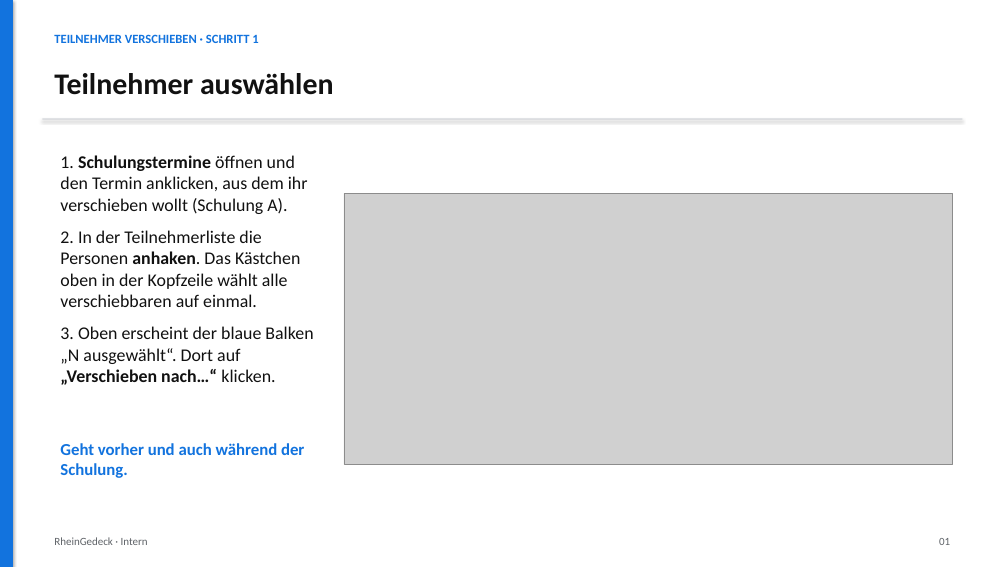
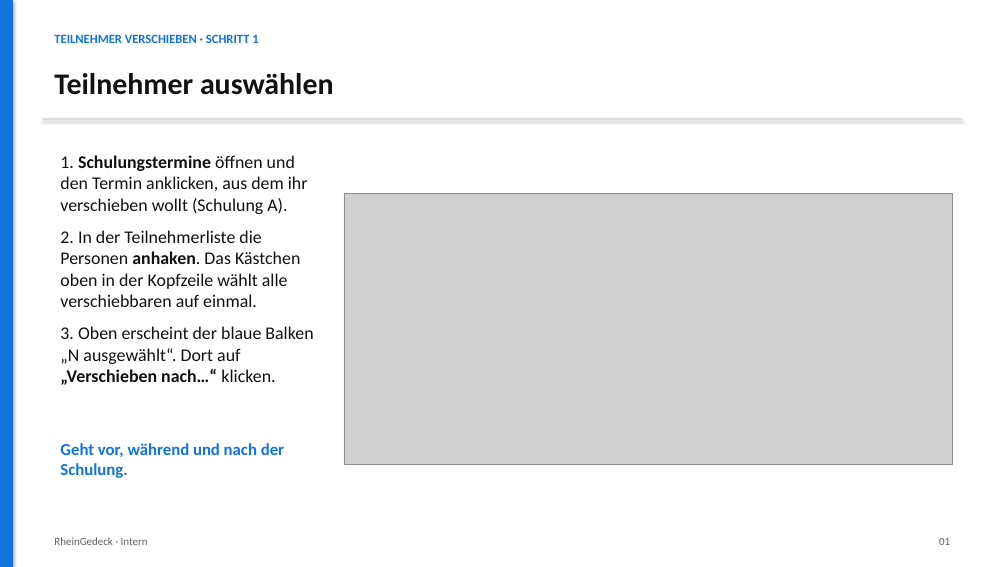
Before and after one commit to martin3r-me/platforms-recruiting, a slide deck: slide 1 of docs/anleitungen/folien/2026-10-08-schulungstermine-umplanen.pptx. Drawn at 1008x567 pixels with LibreOffice and Linux fonts; fonts in the diff are those of the drawing; grey boxes stand for pictures. Boxes give left, top, right and bottom in pixels: in the first picture for what was removed or moved away, otherwise in the second. Text is boxed around its words. In the diff, an @@ line names an element or a change of style, - is before the commit and + after.

```diff
--- a/docs/anleitungen/folien/2026-10-08-schulungstermine-umplanen.pptx
+++ b/docs/anleitungen/folien/2026-10-08-schulungstermine-umplanen.pptx
@@ text at <box>60,443,284,478</box>: text changed @@
-Geht vorher und auch während der Schulung.
+Geht vor, während und nach der Schulung.
```
Also in this commit, not shown: 2 other slides changed, 2 other files.
